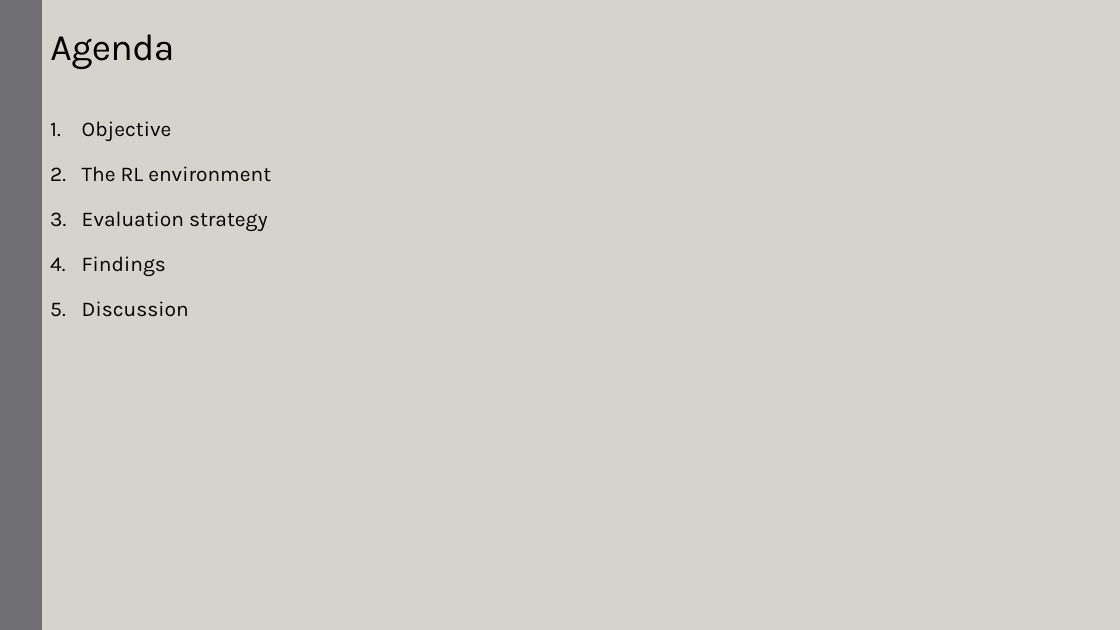
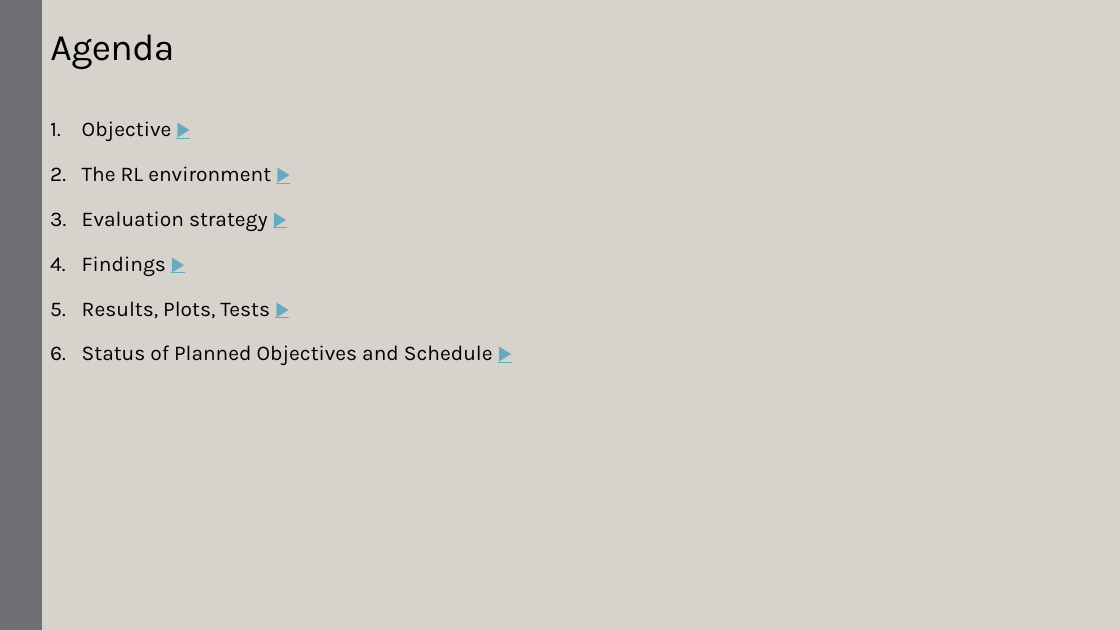
Before and after one commit to Rajesh-Siraskar/Empirical_Study_REINFORCE, a slide deck: slide 2 of presentation/Presentation_Empirical_Study_V.3.1_12-Jul-2023.pptx. Drawn at 1120x630 pixels with LibreOffice and Linux fonts; fonts in the diff are those of the drawing. Boxes give left, top, right and bottom in pixels: in the first picture for what was removed or moved away, otherwise in the second. Text is boxed around its words. In the diff, an @@ line names an element or a change of style, - is before the commit and + after.

Commit message:
Presentation updated with schedule and objecties

```diff
--- a/presentation/Presentation_Empirical_Study_V.3.1_12-Jul-2023.pptx
+++ b/presentation/Presentation_Empirical_Study_V.3.1_12-Jul-2023.pptx
@@ text at [82, 121, 493, 365]: text changed @@
-1. Objective
-2. The RL environment
-3. Evaluation strategy
-4. Findings
-5. Discussion
+1. Objective ▶
+2. The RL environment ▶
+3. Evaluation strategy ▶
+4. Findings ▶
+5. Results, Plots, Tests ▶
+6. Status of Planned Objectives and Schedule ▶
```
Also in this commit, not shown: 2 slides added, 5 other files.
